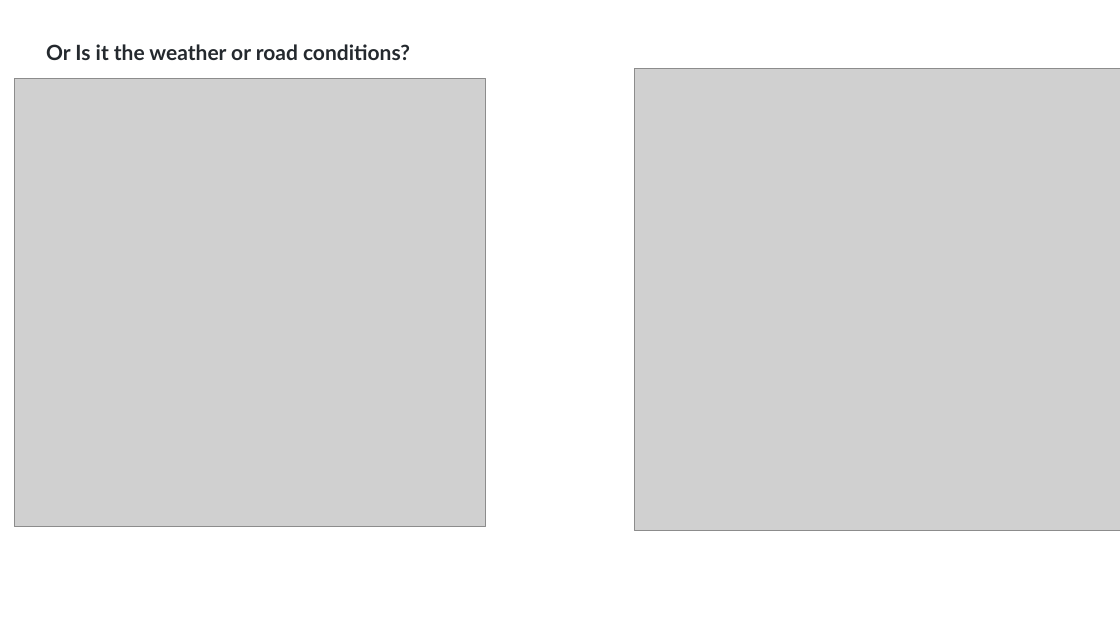
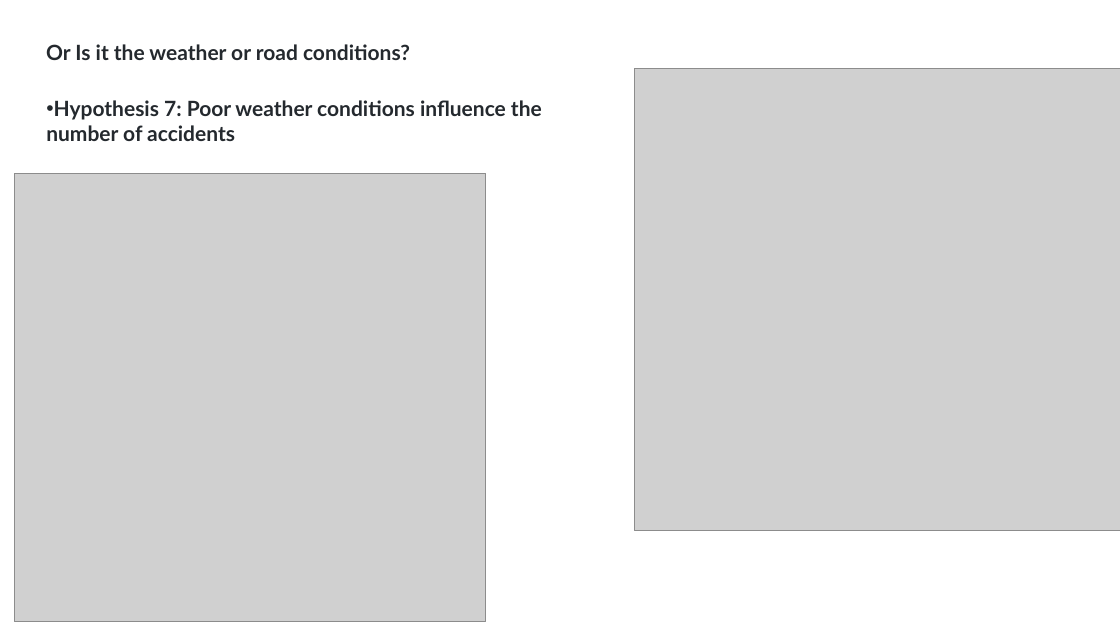
Before and after one commit to Garywtne/Team_Project_One, a slide deck: slide 8 of Tidy_up/03_Presentation.pptx. Drawn at 1120x630 pixels with LibreOffice and Linux fonts; fonts in the diff are those of the drawing; grey boxes stand for pictures. Boxes give left, top, right and bottom in pixels: in the first picture for what was removed or moved away, otherwise in the second. Text is boxed around its words. In the diff, an @@ line names an element or a change of style, - is before the commit and + after.

Commit message:
updated presentation

```diff
--- a/Tidy_up/03_Presentation.pptx
+++ b/Tidy_up/03_Presentation.pptx
@@ text added at <box>46,100,542,141</box>, 18 pt, text #24292E, bold @@
+• Hypothesis 7: Poor weather conditions influence the number of accidents
@@ picture: place and size @@
-picture at <box>14,78,486,527</box>
+picture at <box>14,173,486,622</box>
```
Also in this commit, not shown: 2 other files.
